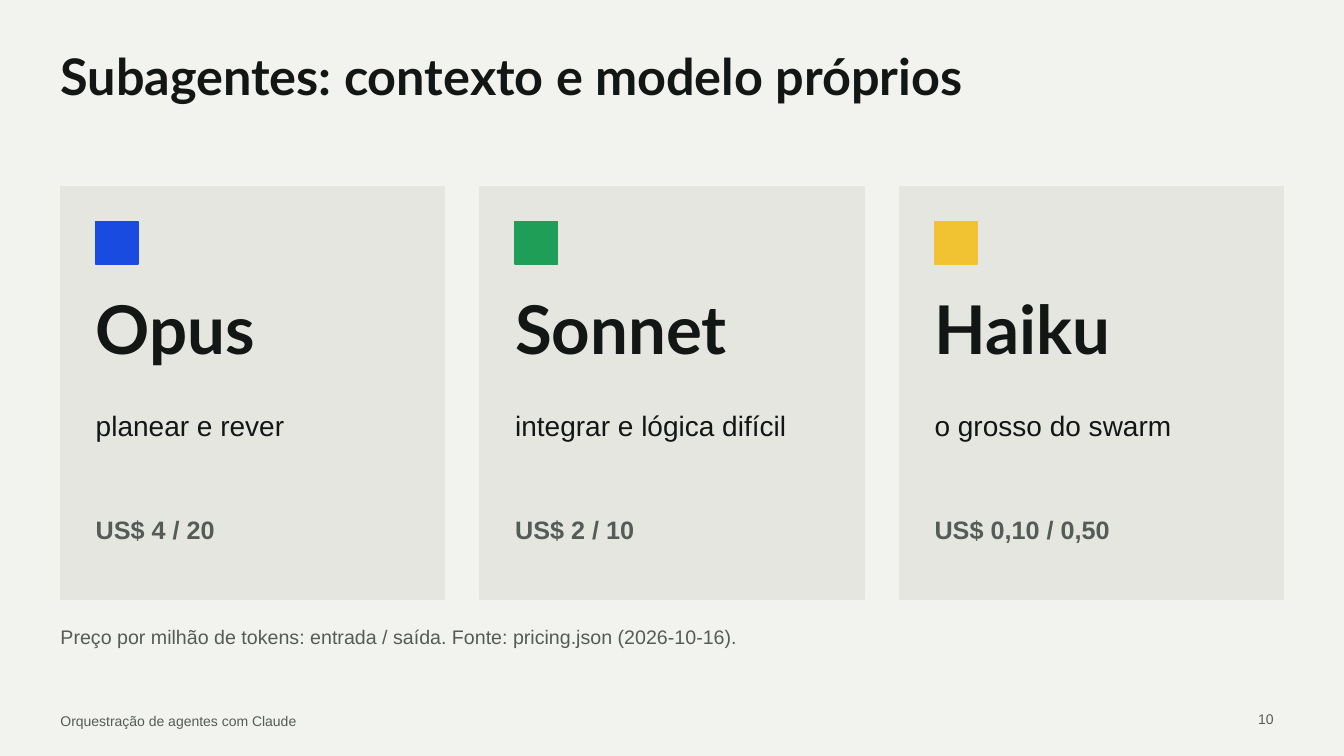
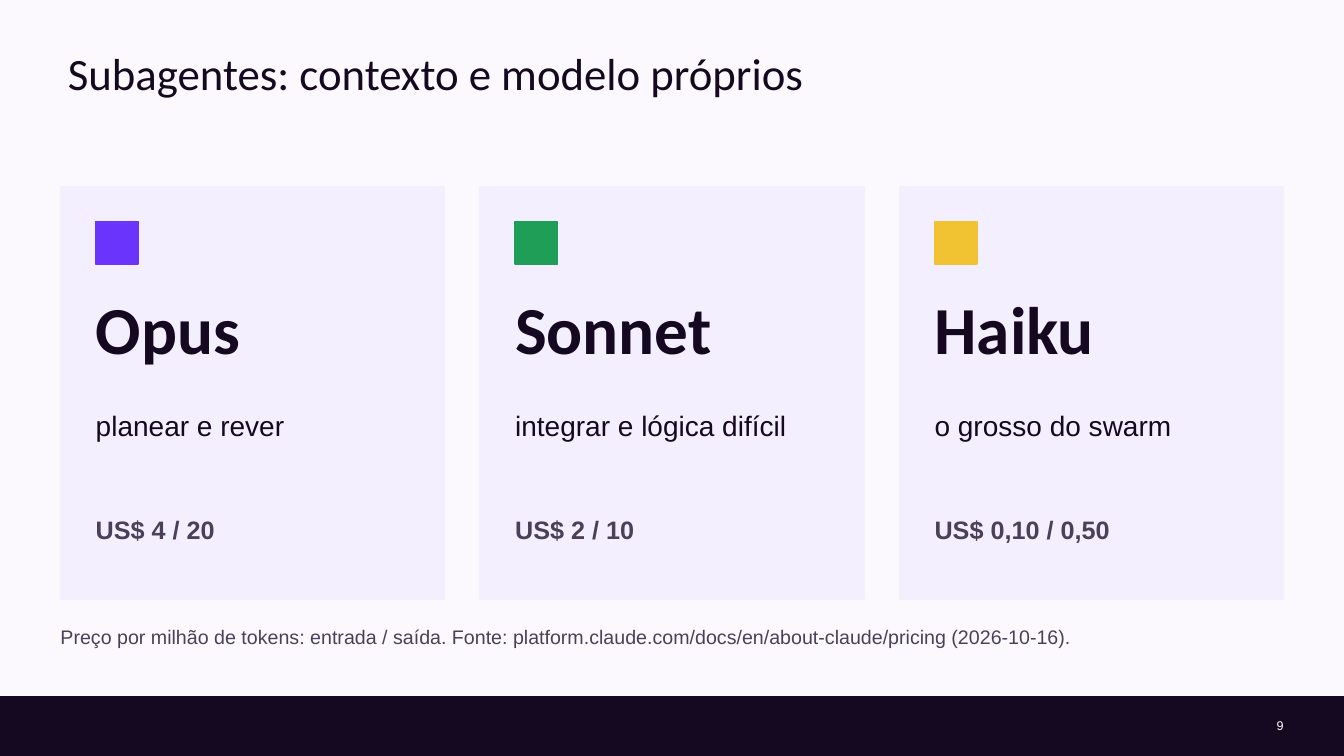
Before and after one commit to cx-guilherme-pinto/workshop-claude, a slide deck: slide 9 of slides/workshop.pptx (slide 10 before the commit). Drawn at 1344x756 pixels with LibreOffice and Linux fonts; fonts in the diff are those of the drawing; background and template pictures are left out. Boxes give left, top, right and bottom in pixels: in the first picture for what was removed or moved away, otherwise in the second. Text is boxed around its words. In the diff, an @@ line names an element or a change of style, - is before the commit and + after.

```diff
--- a/slides/workshop.pptx
+++ b/slides/workshop.pptx
@@ background #F2F2EF to #FCF9FE @@
@@ title "Subagentes: contexto e modelo próprios": place and size @@
-title "Subagentes: contexto e modelo próprios" at bbox=[60, 57, 963, 104]
+title "Subagentes: contexto e modelo próprios" at bbox=[68, 59, 803, 98]
@@ title "Subagentes: contexto e modelo próprios" at bbox=[68, 59, 803, 98]: size 36 to 32 pt, font Lato to Calibri, text colour #121614 to #140920, bold off @@
@@ fill #E6E6E1 to #F4EFFE; outline #E6E6E1 1 pt to #F4EFFE 1 pt in 3 elements at bbox=[60, 187, 445, 600], bbox=[480, 187, 864, 600], bbox=[899, 187, 1284, 600] @@
@@ rectangle at bbox=[96, 222, 138, 264]: fill #1A4BE0 to #6B34FD; outline #1A4BE0 1 pt to #6B34FD 1 pt @@
@@ font Lato to Calibri, text colour #121614 to #140920 in 3 elements at bbox=[96, 310, 240, 365], bbox=[515, 310, 711, 355], bbox=[935, 307, 1094, 355] @@
@@ text colour #121614 to #140920 in 3 elements at bbox=[96, 415, 284, 441], bbox=[515, 415, 786, 441], bbox=[935, 415, 1172, 441] @@
@@ text colour #545C57 to #4A405A in 3 elements at bbox=[96, 520, 215, 541], bbox=[515, 520, 634, 541], bbox=[935, 520, 1110, 543] @@
@@ text at bbox=[60, 629, 1070, 648]: text changed; text colour #545C57 to #4A405A @@
-Preço por milhão de tokens: entrada / saída. Fonte: pricing.json (2026-10-16).
+Preço por milhão de tokens: entrada / saída. Fonte: platform.claude.com/docs/en/about-claude/pricing (2026-10-16).
@@ rectangle added at bbox=[0, 698, 1344, 756], fill #140920, outline #140920 1 pt @@
@@ text removed at bbox=[60, 716, 296, 729] @@
-Orquestração de agentes com Claude
@@ page number removed at bbox=[1258, 714, 1274, 724] @@
-10
@@ page number added at bbox=[1277, 721, 1284, 730], 9 pt, text #FCF9FE @@
+9
```
Also in this commit, not shown: 39 other slides changed, 6 slides added, 5 slides removed, 23 other files.
